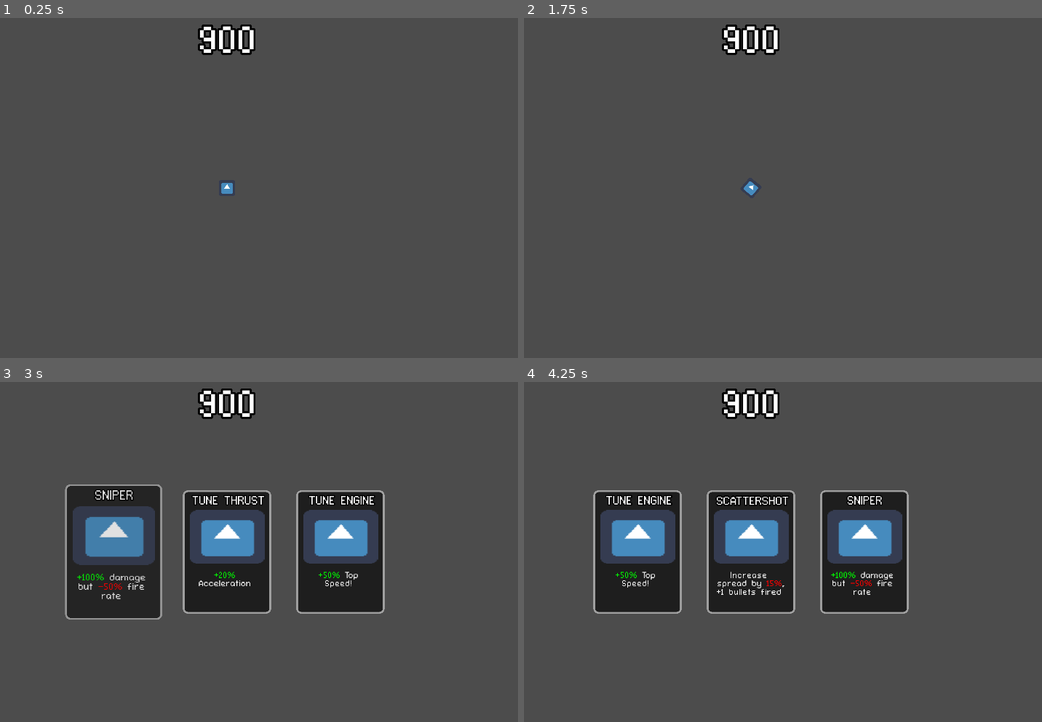
Above: before the commit, frames 1-4 (two rows, left to right).
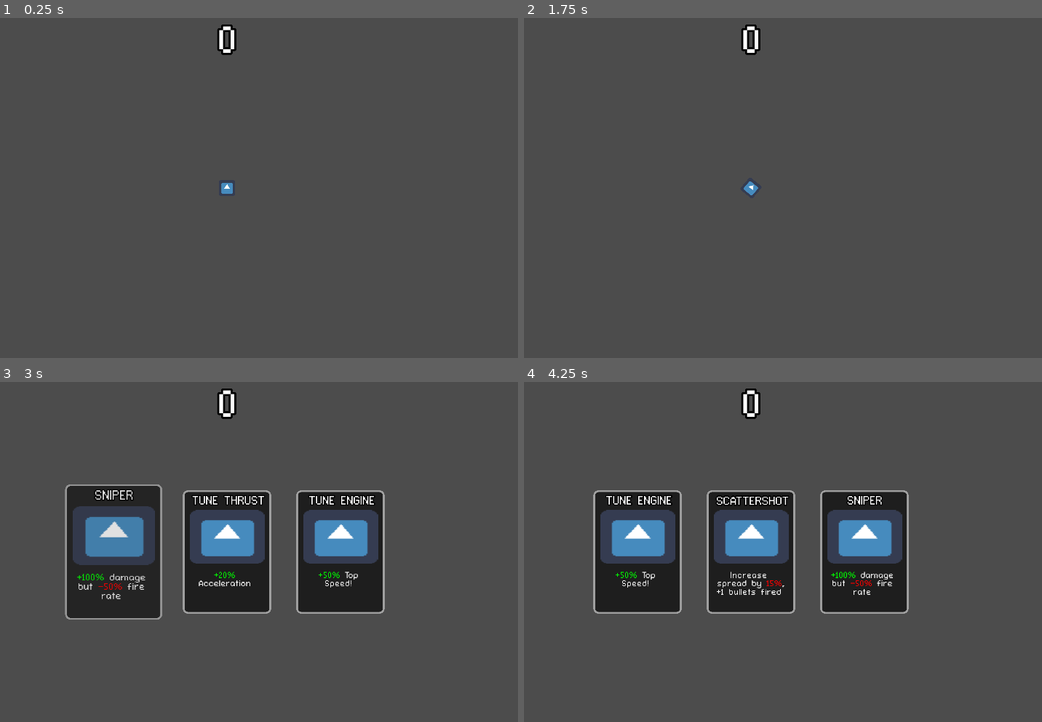
Above: after the commit, the same moments.

Repository: Jetpackjules/VP_Game_Jam
Game: Godot game, scene res://Main.tscn
Same seed, same stepped clock (60 frames per second), same inputs: the game is played once before the commit and once after it. The engine's default icon, where the game draws it, is replaced by a stand-in: a white triangle on a blue panel in a dark square.
Inputs (mouse positions are in pixels of both pictures, inside the frame that each line leads up to):
- Up to frame 1 (0.25 s): no input
- Up to frame 2 (1.75 s): tap Enter at 0.5 s; move the mouse to (881, 171) at 0.52 s; hold Right (ui_right) 0.53-1.28 s; tap F (cards_toggle) at 0.6 s; click (881, 171) at 0.67 s; tap Space (ui_select) at 0.77, 1.52 s; move the mouse to (632, 205) at 1.27 s; hold Left (ui_left) from 1.28 s (still down); tap W (increase_bullets) at 1.35 s
- Up to frame 3 (3 s): move the mouse to (284, 477) at 2.02 s; release Left (ui_left) at 2.03 s; hold Right (ui_right) 2.03-2.78 s; tap F (cards_toggle) at 2.1 s; tap Space (ui_select) at 2.75 s; move the mouse to (113, 552) at 2.77 s; hold Up (ui_up) from 2.78 s (still down); tap W (increase_bullets) at 2.85 s; click (113, 552) at 2.92 s
- Up to frame 4 (4.25 s): tap Space (ui_select) at 3.02, 3.77 s; move the mouse to (928, 603) at 3.52 s; release Up (ui_up) at 3.53 s; hold Left (ui_left) from 3.53 s (still down); tap F (cards_toggle) at 3.6 s

The runs differ from the first frame. In frame 1, 0.6% of the frame differs, in the area x 38-50%, y 1-11%; in frame 2, 0.6%; in frame 3, 0.6%; in frame 4, 0.6%.

Commit message:
fixed score counter

Diff:
--- a/Enemies/Enemy.gd
+++ b/Enemies/Enemy.gd
@@ -36,7 +36,6 @@
 
 
 
-
 func hit(damage, knockback):
 	hit_anim.play("Hit")
 	health -= damage
@@ -51,7 +50,7 @@
 
 func die():
 	player.enemies.erase(self)
-	Score.increase_score(10)
+	get_parent().get_parent().get_node("Score").increase_score(10)
 	if player.closest_enemy == self:
 		player.closest_enemy = null
 	queue_free()
--- a/Main.tscn
+++ b/Main.tscn
@@ -81,7 +81,7 @@
 margin_right = 822.5
 margin_bottom = -519.0
 custom_fonts/font = SubResource( 4 )
-text = "900"
+text = "0"
 align = 1
 script = ExtResource( 6 )
 
--- a/project.godot
+++ b/project.godot
@@ -17,7 +17,6 @@
 [autoload]
 
 Global="*res://Global.gd"
-Score="*res://Score.gd"
 
 [display]
 
